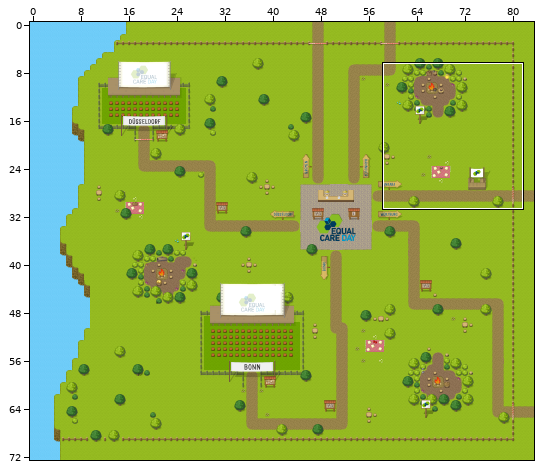
Tiled map (JSON) -- maps/vorstellung-main.json. The first picture is a wide view before the edit; the outline marks the close-up.
Close-up. Earlier state:
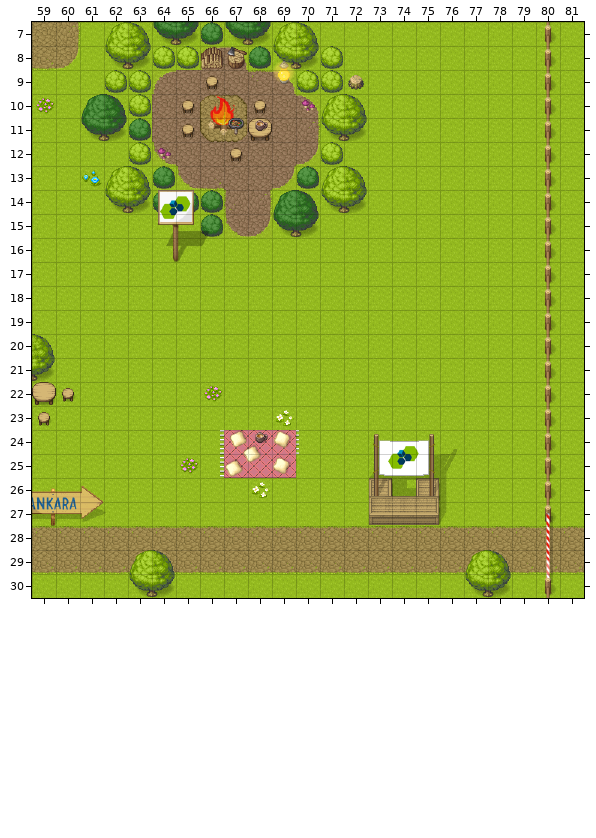
Cells are 32x32 px. Shown: x 59..81, y 7..30. The commit also changed other parts of the map, which this record leaves out.
And afterwards:
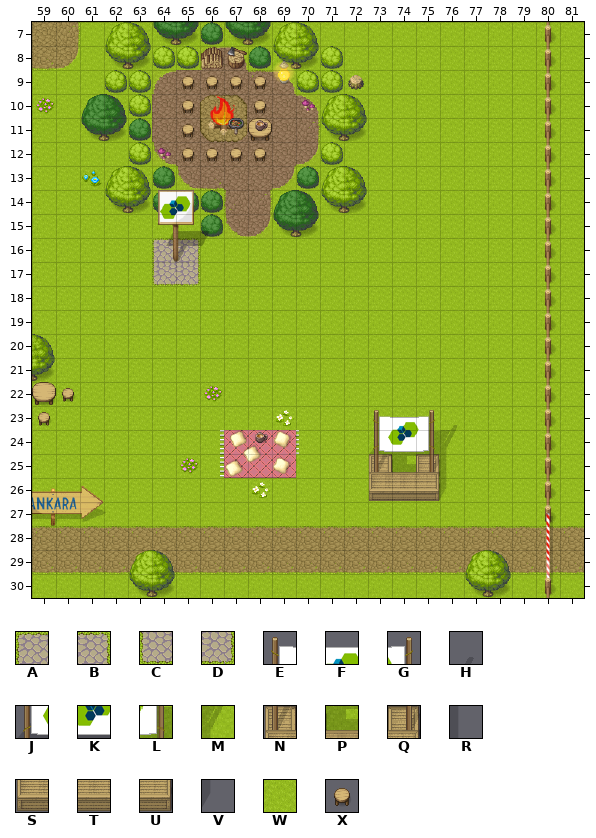
Key: from "ecd-tileset": A 898, B 899, C 914, D 915, E 930, F 931, G 932, H 933, J 946, K 947, L 948, M 949, N 962, P 963, Q 964, R 965, S 978, T 979, U 980, V 981; from "tileset2": W 0, X 724.
_ is an empty cell.
See-through tiles are keyed as they look on the map.
Diff:
Layer "Boden":
The edit turns tile W into tile A in row 16 at x 64.
The edit turns tile W into tile B in row 16 at x 65.
The edit turns tile W into tile C in row 17 at x 64.
The edit turns tile W into tile D in row 17 at x 65.
Layer "Möbel":
There is now tile N in row 25 at x 73.
There is now tile Q in row 25 at x 75.
The edit turns tile N into tile S in row 26 at x 73.
There is now tile T in row 26 at x 74.
The edit turns tile Q into tile U in row 26 at x 75.
There is now tile X in row 9 at x 65 and 67 to 68; in row 12 at x 65 to 66 and 68.
Tile S is removed in row 27 at x 73.
Tile T is removed in row 27 at x 74.
Tile U is removed in row 27 at x 75.
Layer "Über":
There is now tile E in row 23 at x 73.
There is now tile F in row 23 at x 74.
There is now tile G in row 23 at x 75.
There is now tile H in row 23 at x 76.
The edit turns tile E into tile J in row 24 at x 73.
The edit turns tile F into tile K in row 24 at x 74.
The edit turns tile G into tile L in row 24 at x 75.
The edit turns tile H into tile M in row 24 at x 76.
The edit turns tile M into tile R in row 25 at x 76.
The edit turns tile R into tile V in row 26 at x 76.
Tile J is removed in row 25 at x 73.
Tile K is removed in row 25 at x 74.
Tile L is removed in row 25 at x 75.
Tile V is removed in row 27 at x 76.
Layer "Oben":
There is now tile P in row 25 at x 74.
Tile P is removed in row 26 at x 74.
